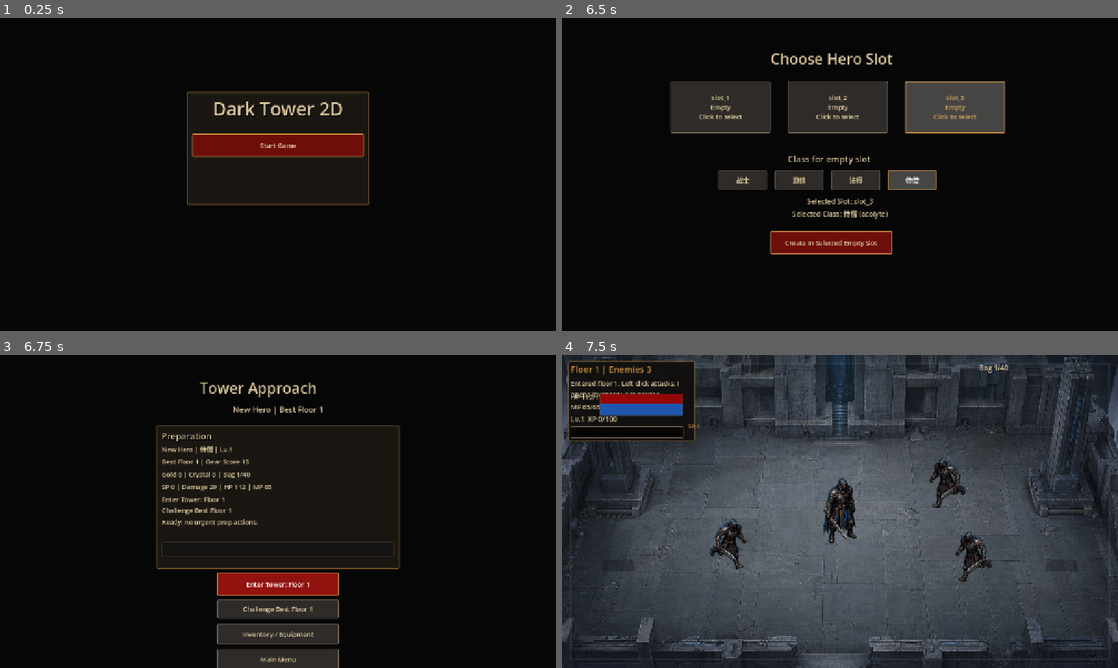
Above: before the commit, frames 1-4 (two rows, left to right).
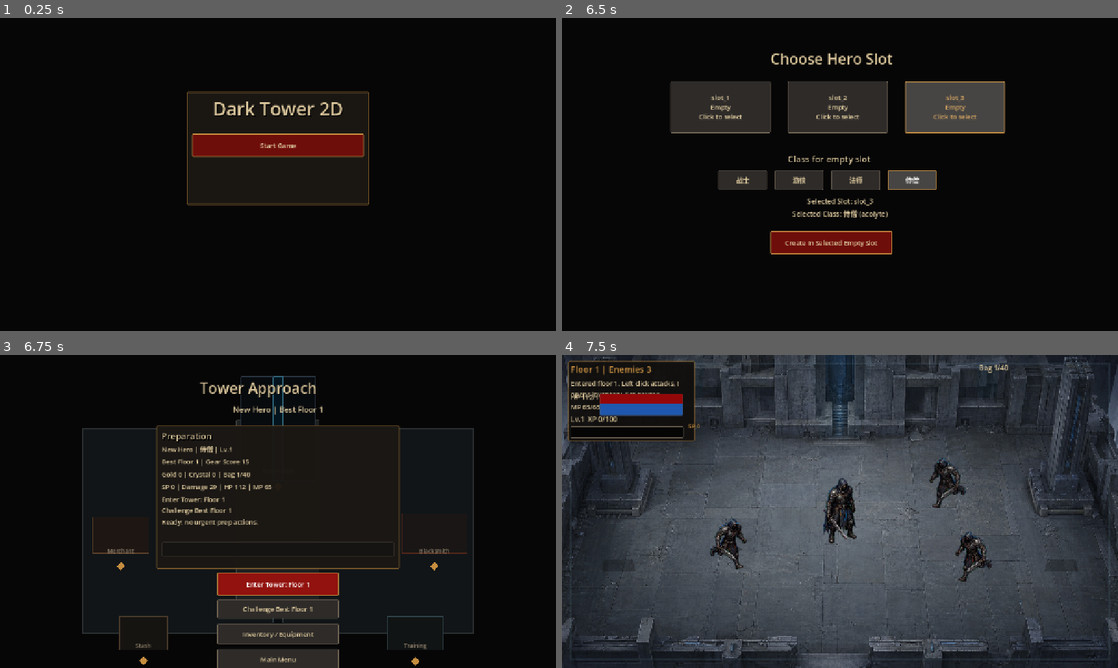
Above: after the commit, the same moments.

Repository: huhejie2009/dark-tower-2d-arpg
Game: Godot game, scene res://scenes/MainMenu.tscn
Same seed, same stepped clock (60 frames per second), same inputs: the game is played once before the commit and once after it.
Inputs:
- Up to frame 1 (0.25 s): no input
- Up to frame 2 (6.5 s): click "Start Game" at 0.5 s; click "slot_1 Empty Click to select" at 1.25 s; click "slot_2 Empty Click to select" at 2 s; click "slot_3 Empty Click to select" at 2.75 s; click "战士" at 3.5 s; click "游侠" at 4.25 s; click "法师" at 5 s; click "侍僧" at 5.75 s
- Up to frame 3 (6.75 s): click "Create In Selected Empty Slot" at 6.5 s
- Up to frame 4 (7.5 s): click "Enter Tower: Floor 1" at 7.25 s

Frames 1-2 are identical in both runs. In frame 3, 1.7% of the frame differs, in the area x 14-86%, y 6-100%; in frame 4, nothing differs.

Commit message:
Add playable town space v1

Diff:
--- a/scripts/app/Town.gd
+++ b/scripts/app/Town.gd
@@ -17,11 +17,26 @@
 var prep_recommendations: Label
 var prep_action_button: Button
 var inventory_window: Control
+var town_world_root: Node2D
+var town_player: CharacterBody2D
+var town_interaction_hint: Label
+var town_interaction_points: Dictionary = {}
+var town_player_speed := 220.0
 
 func _ready() -> void:
 	player_data = SaveManagerScript.get_active_player_data()
+	_setup_input_actions()
 	_build_ui()
 	_create_inventory_window()
+	set_process(true)
+
+func _process(delta: float) -> void:
+	_update_town_player_movement(delta)
+	_update_town_interaction_hint()
+
+func _input(event: InputEvent) -> void:
+	if event is InputEventKey and event.pressed and not event.echo and event.keycode == KEY_E:
+		_trigger_nearest_town_interaction()
 
 func _build_ui() -> void:
 	var background := ColorRect.new()
@@ -29,6 +44,8 @@
 	background.set_anchors_preset(Control.PRESET_FULL_RECT)
 	background.color = DarkArpgUiThemeScript.COLOR_VOID
 	add_child(background)
+
+	_create_town_world_space()
 
 	var title := Label.new()
 	title.text = "Tower Approach"
@@ -83,6 +100,133 @@
 	menu.pressed.connect(func(): SceneRouterScript.go_to_main_menu(get_tree()))
 	add_child(menu)
 	_update_summary()
+
+func _setup_input_actions() -> void:
+	_add_key_action("move_left", [KEY_A, KEY_LEFT])
+	_add_key_action("move_right", [KEY_D, KEY_RIGHT])
+	_add_key_action("move_forward", [KEY_W, KEY_UP])
+	_add_key_action("move_back", [KEY_S, KEY_DOWN])
+
+func _add_key_action(action_name: String, keys: Array[int]) -> void:
+	if not InputMap.has_action(action_name):
+		InputMap.add_action(action_name)
+	for keycode in keys:
+		var exists := false
+		for existing in InputMap.action_get_events(action_name):
+			if existing is InputEventKey and existing.keycode == keycode:
+				exists = true
+				break
+		if exists:
+			continue
+		var event := InputEventKey.new()
+		event.keycode = keycode
+		InputMap.action_add_event(action_name, event)
+
+func _create_town_world_space() -> void:
+	town_world_root = Node2D.new()
+	town_world_root.name = "TownWorldRoot"
+	town_world_root.position = Vector2(0, 0)
+	add_child(town_world_root)
+
+	_add_world_rect("TownGroundPlane", Vector2(640, 405), Vector2(900, 470), Color(0.07, 0.085, 0.095, 1.0), Color(0.16, 0.18, 0.19, 1.0))
+	_add_world_rect("TownTowerRoad", Vector2(640, 360), Vector2(190, 420), Color(0.12, 0.13, 0.135, 1.0), Color(0.22, 0.23, 0.23, 1.0))
+	_add_world_rect("TownTowerSilhouette", Vector2(640, 170), Vector2(170, 240), Color(0.035, 0.045, 0.055, 1.0), Color(0.16, 0.20, 0.25, 1.0))
+	_add_world_rect("TownTowerDarkCore", Vector2(640, 170), Vector2(22, 240), Color(0.015, 0.08, 0.12, 1.0), Color(0.18, 0.38, 0.46, 1.0))
+	_add_world_rect("TownMerchantStall", Vector2(278, 414), Vector2(130, 82), Color(0.12, 0.09, 0.075, 1.0), Color(0.35, 0.25, 0.16, 1.0))
+	_add_world_rect("TownBlacksmithForge", Vector2(1000, 410), Vector2(150, 90), Color(0.10, 0.09, 0.085, 1.0), Color(0.32, 0.15, 0.10, 1.0))
+	_add_world_rect("TownStashCrate", Vector2(330, 640), Vector2(110, 78), Color(0.09, 0.08, 0.07, 1.0), Color(0.28, 0.22, 0.16, 1.0))
+	_add_world_rect("TownTrainingCircle", Vector2(956, 640), Vector2(128, 78), Color(0.07, 0.08, 0.08, 1.0), Color(0.18, 0.26, 0.28, 1.0))
+
+	_add_town_interaction_point("tower_gate", "TownTowerGateInteraction", "Tower Gate", Vector2(640, 302), "enter_tower")
+	_add_town_interaction_point("merchant", "TownMerchantInteraction", "Merchant", Vector2(278, 486), "open_inventory")
+	_add_town_interaction_point("blacksmith", "TownBlacksmithInteraction", "Blacksmith", Vector2(1000, 486), "open_inventory")
+	_add_town_interaction_point("stash", "TownStashInteraction", "Stash", Vector2(330, 704), "open_inventory")
+	_add_town_interaction_point("training", "TownTrainingInteraction", "Training", Vector2(956, 704), "open_skills")
+
+	town_player = CharacterBody2D.new()
+	town_player.name = "TownPlayer"
+	town_player.global_position = Vector2(640, 610)
+	var shape := CollisionShape2D.new()
+	var circle := CircleShape2D.new()
+	circle.radius = 18.0
+	shape.shape = circle
+	town_player.add_child(shape)
+	var body := Polygon2D.new()
+	body.name = "TownPlayerBody"
+	body.polygon = PackedVector2Array([Vector2(0, -22), Vector2(14, -8), Vector2(10, 18), Vector2(-10, 18), Vector2(-14, -8)])
+	body.color = Color(0.18, 0.22, 0.24, 1.0)
+	town_player.add_child(body)
+	var cloak := Polygon2D.new()
+	cloak.name = "TownPlayerCloak"
+	cloak.polygon = PackedVector2Array([Vector2(-9, -4), Vector2(9, -4), Vector2(16, 24), Vector2(-16, 24)])
+	cloak.color = Color(0.035, 0.05, 0.065, 1.0)
+	town_player.add_child(cloak)
+	town_world_root.add_child(town_player)
+
+	town_interaction_hint = Label.new()
+	town_interaction_hint.name = "TownInteractionHint"
+	town_interaction_hint.position = Vector2(440, 728)
+	town_interaction_hint.size = Vector2(400, 30)
+	town_interaction_hint.horizontal_alignment = HORIZONTAL_ALIGNMENT_CENTER
+	DarkArpgUiThemeScript.style_body_label(town_interaction_hint, 15, true)
+	add_child(town_interaction_hint)
+
+func _add_world_rect(node_name: String, center: Vector2, size: Vector2, fill: Color, outline: Color) -> void:
+	var rect := Polygon2D.new()
+	rect.name = node_name
+	var half := size * 0.5
+	rect.polygon = PackedVector2Array([
+		Vector2(-half.x, -half.y),
+		Vector2(half.x, -half.y),
+		Vector2(half.x, half.y),
+		Vector2(-half.x, half.y),
+	])
+	rect.position = center
+	rect.color = fill
+	town_world_root.add_child(rect)
+	var line := Line2D.new()
+	line.name = "%sOutline" % node_name
+	line.points = PackedVector2Array([
+		Vector2(-half.x, -half.y),
+		Vector2(half.x, -half.y),
+		Vector2(half.x, half.y),
+		Vector2(-half.x, half.y),
+		Vector2(-half.x, -half.y),
+	])
+	line.position = center
+	line.width = 2.0
+	line.default_color = outline
+	town_world_root.add_child(line)
+
+func _add_town_interaction_point(id: String, node_name: String, display_name: String, point: Vector2, action_id: String) -> void:
+	var area := Area2D.new()
+	area.name = node_name
+	area.global_position = point
+	var shape := CollisionShape2D.new()
+	var circle := CircleShape2D.new()
+	circle.radius = 42.0
+	shape.shape = circle
+	area.add_child(shape)
+	var marker := Polygon2D.new()
+	marker.name = "%sMarker" % node_name
+	marker.polygon = PackedVector2Array([Vector2(0, -10), Vector2(10, 0), Vector2(0, 10), Vector2(-10, 0)])
+	marker.color = DarkArpgUiThemeScript.COLOR_GOLD
+	area.add_child(marker)
+	var label := Label.new()
+	label.name = "%sLabel" % node_name
+	label.text = display_name
+	label.position = Vector2(-70, -44)
+	label.size = Vector2(140, 24)
+	label.horizontal_alignment = HORIZONTAL_ALIGNMENT_CENTER
+	DarkArpgUiThemeScript.style_body_label(label, 13, true)
+	area.add_child(label)
+	town_world_root.add_child(area)
+	town_interaction_points[id] = {
+		"id": id,
+		"display_name": display_name,
+		"position": point,
+		"action_id": action_id,
+	}
 
 func _create_prep_panel() -> void:
 	var panel := PanelContainer.new()
@@ -170,6 +314,82 @@
 				inventory_window.call("select_skill_node", "basic_attack_training")
 		_:
 			pass
+
+func _update_town_player_movement(delta: float) -> void:
+	if not is_instance_valid(town_player):
+		return
+	if is_instance_valid(inventory_window) and inventory_window.visible:
+		return
+	var direction := Input.get_vector("move_left", "move_right", "move_forward", "move_back")
+	if direction.length_squared() <= 0.001:
+		town_player.velocity = Vector2.ZERO
+		return
+	_move_town_player(direction, delta)
+
+func _move_town_player(direction: Vector2, delta: float) -> void:
+	if not is_instance_valid(town_player) or direction.length_squared() <= 0.001:
+		return
+	var next_position := town_player.global_position + direction.normalized() * town_player_speed * delta
+	town_player.global_position = _clamp_town_player_position(next_position)
+
+func _clamp_town_player_position(position: Vector2) -> Vector2:
+	return Vector2(clampf(position.x, 180.0, 1100.0), clampf(position.y, 310.0, 720.0))
+
+func _update_town_interaction_hint() -> void:
+	if not is_instance_valid(town_interaction_hint):
+		return
+	var nearest := _get_nearest_town_interaction()
+	if nearest.is_empty():
+		town_interaction_hint.text = "WASD Move"
+		return
+	town_interaction_hint.text = "E  %s" % str(nearest.get("display_name", "Interact"))
+
+func _get_nearest_town_interaction() -> Dictionary:
+	if not is_instance_valid(town_player):
+		return {}
+	var best: Dictionary = {}
+	var best_distance := 999999.0
+	for id in town_interaction_points.keys():
+		var data: Dictionary = Dictionary(town_interaction_points[id])
+		var distance := town_player.global_position.distance_to(Vector2(data.get("position", Vector2.ZERO)))
+		if distance < 72.0 and distance < best_distance:
+			best = data
+			best_distance = distance
+	return best
+
+func _trigger_nearest_town_interaction() -> void:
+	var nearest := _get_nearest_town_interaction()
+	if nearest.is_empty():
+		return
+	_trigger_town_interaction(str(nearest.get("id", "")))
+
+func _trigger_town_interaction(id: String) -> void:
+	var data: Dictionary = Dictionary(town_interaction_points.get(id, {}))
+	if data.is_empty():
+		return
+	match str(data.get("action_id", "")):
+		"enter_tower":
+			_enter_fresh_tower_run()
+		"open_skills":
+			_open_prep_action("open_skills")
+		"open_inventory":
+			_open_prep_action("open_inventory")
+		_:
+			pass
+
+func get_town_interaction_points_for_test() -> Dictionary:
+	return town_interaction_points.duplicate(true)
+
+func get_town_player_position_for_test() -> Vector2:
+	if not is_instance_valid(town_player):
+		return Vector2.ZERO
+	return town_player.global_position
+
+func move_town_player_for_test(direction: Vector2, seconds: float) -> void:
+	_move_town_player(direction, maxf(0.0, seconds))
+
+func trigger_town_interaction_for_test(id: String) -> void:
+	_trigger_town_interaction(id)
 
 func trigger_prep_action_for_test() -> void:
 	_on_prep_action_pressed()
--- /dev/null
+++ b/tests/regression/regression_town_playable_space_contract.gd
@@ -0,0 +1,56 @@
+extends SceneTree
+
+var failures: Array[String] = []
+
+func _initialize() -> void:
+	call_deferred("_run")
+
+func _run() -> void:
+	var packed := load("res://scenes/Town.tscn")
+	_expect(packed is PackedScene, "Town should load")
+	if packed is PackedScene:
+		var town: Node = packed.instantiate()
+		root.add_child(town)
+		await process_frame
+		_expect(town.find_child("TownWorldRoot", true, false) != null, "town should expose a playable world root")
+		_expect(town.find_child("TownPlayer", true, false) != null, "town should expose a movable player avatar")
+		_expect(town.find_child("TownTowerGateInteraction", true, false) != null, "town should expose tower gate interaction")
+		_expect(town.find_child("TownMerchantInteraction", true, false) != null, "town should expose merchant interaction anchor")
+		_expect(town.find_child("TownBlacksmithInteraction", true, false) != null, "town should expose blacksmith interaction anchor")
+		_expect(town.find_child("TownStashInteraction", true, false) != null, "town should expose stash interaction anchor")
+		_expect(town.find_child("TownTrainingInteraction", true, false) != null, "town should expose training interaction anchor")
+		_expect(town.has_method("get_town_interaction_points_for_test"), "town should expose interaction point contract")
+		_expect(town.has_method("move_town_player_for_test"), "town should expose player movement test hook")
+		_expect(town.has_method("get_town_player_position_for_test"), "town should expose player position test hook")
+		_expect(town.has_method("trigger_town_interaction_for_test"), "town should expose interaction trigger hook")
+		if town.has_method("get_town_interaction_points_for_test"):
+			var points: Dictionary = Dictionary(town.call("get_town_interaction_points_for_test"))
+			for key in ["tower_gate", "merchant", "blacksmith", "stash", "training"]:
+				_expect(points.has(key), "town interaction map should include %s" % key)
+				_expect(str(Dictionary(points.get(key, {})).get("display_name", "")) != "", "%s should have display name" % key)
+		if town.has_method("get_town_player_position_for_test") and town.has_method("move_town_player_for_test"):
+			var before: Vector2 = town.call("get_town_player_position_for_test")
+			town.call("move_town_player_for_test", Vector2.RIGHT, 0.35)
+			var after: Vector2 = town.call("get_town_player_position_for_test")
+			_expect(after.x > before.x + 8.0, "town player should move through playable space")
+		if town.has_method("trigger_town_interaction_for_test"):
+			town.call("trigger_town_interaction_for_test", "merchant")
+			await process_frame
+			var inventory := town.find_child("InventoryEquipmentWindow", true, false) as Control
+			_expect(inventory != null and inventory.visible, "merchant placeholder should route to inventory window for now")
+		town.queue_free()
+		await process_frame
+	_finish()
+
+func _finish() -> void:
+	if failures.is_empty():
+		print("NEW_PROJECT_TOWN_PLAYABLE_SPACE_CONTRACT_OK")
+		quit(0)
+	else:
+		for failure in failures:
+			push_error(failure)
+		quit(1)
+
+func _expect(condition: bool, message: String) -> void:
+	if not condition:
+		failures.append(message)
Not shown, changed: README.md
Not shown, added: docs/progress/2026-06-11-town-playable-space-v1-progress.md
